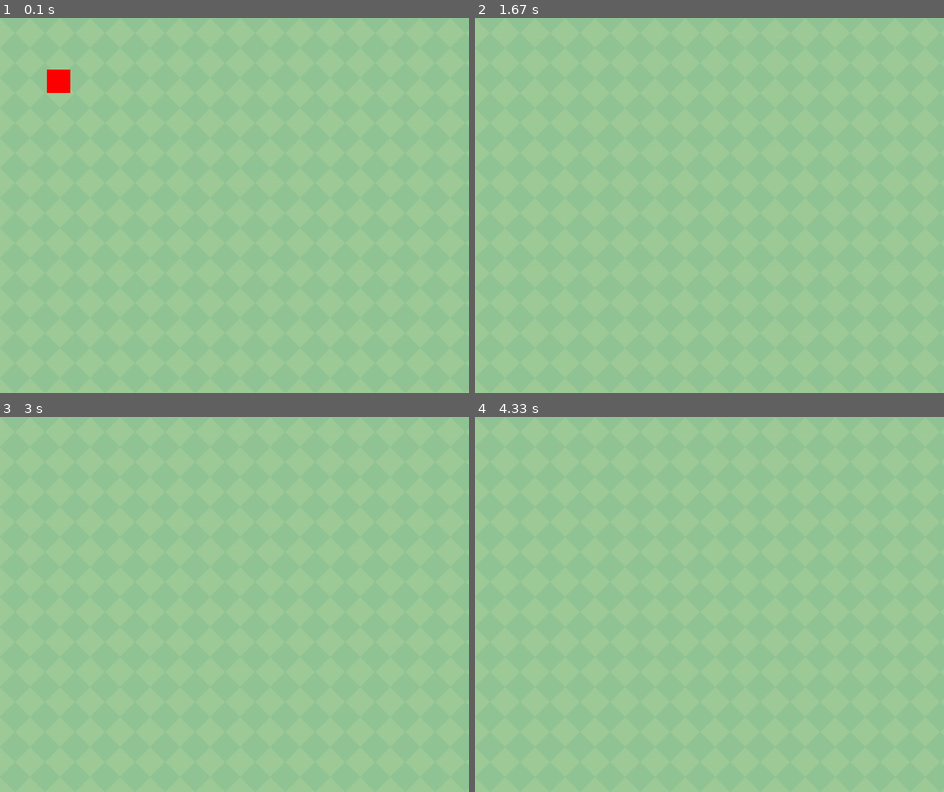
Above: before the commit, frames 1-4 (two rows, left to right).
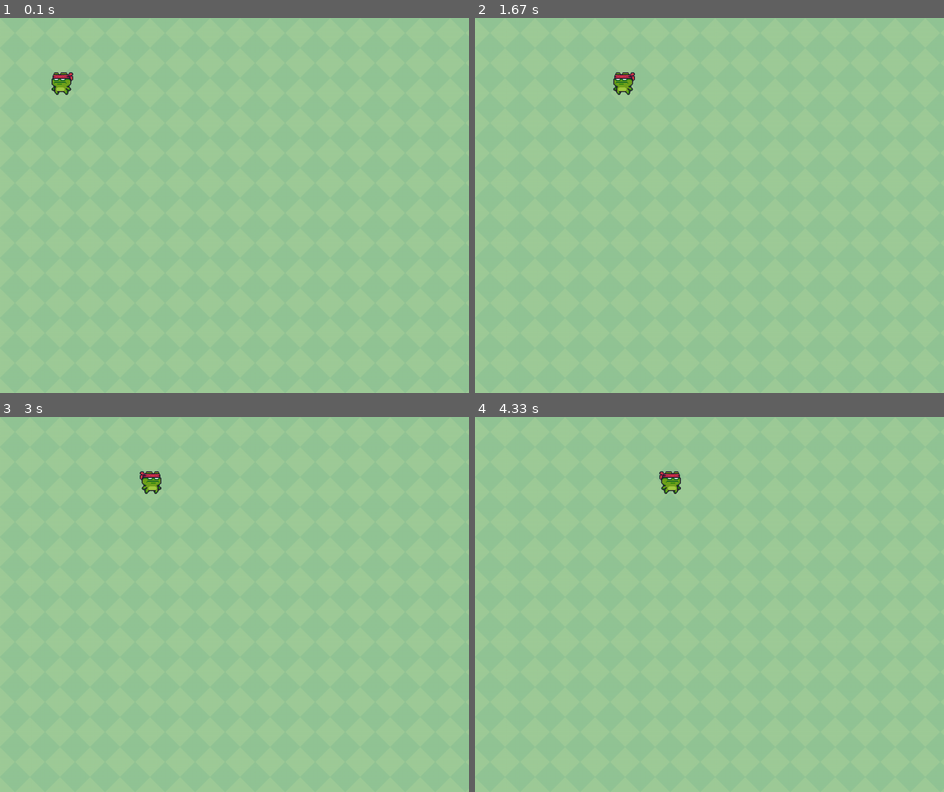
Above: after the commit, the same moments.

Repository: aleksmn/PixelAdventurePygame
Game: pygame game, started from main.py
Same seed, same stepped clock (60 frames per second), same inputs: the game is played once before the commit and once after it.
Inputs:
- Up to frame 1 (0.1 s): no input
- Up to frame 2 (1.67 s): hold Right 0.33-0.8 s; hold Right 0.83-1.3 s; hold Left from 1.33 s (still down)
- Up to frame 3 (3 s): release Left at 1.87 s; hold Left 1.9-2.3 s; hold Right 2.33-2.97 s
- Up to frame 4 (4.33 s): hold Left 3-3.47 s; hold Right 3.5-3.97 s; hold Right from 4 s (still down)

The runs differ from the first frame. In frame 1, 0.3% of the frame differs, in the area x 10-16%, y 13-21%; in frame 2, 0.2%; in frame 3, 0.2%; in frame 4, 0.2%.

Commit message:
add sptitesheets

Diff:
--- a/main.py
+++ b/main.py
@@ -3,7 +3,7 @@
 import math
 import pygame as pg
 from os import listdir
-from os.path import isfile
+from os.path import isfile, join
 
 pg.init()
 
@@ -11,7 +11,40 @@
 SCREEN_HEIGHT = 800
 FPS = 60
 PLAYER_VELOCITY = 5
-GRAVITY = 1
+GRAVITY = 0
+
+def flip(sprites):
+    return [pg.transform.flip(image, True, False) for image in sprites]
+
+
+def load_sprite_sheets(dir1, dir2, width, height, direction=False):
+    path = join("assets", dir1, dir2)
+    images = [f for f in listdir(path) if isfile(join(path, f))]
+
+    all_sprites = {}
+
+    for image in images:
+        sprite_sheet = pg.image.load(join(path, image)).convert_alpha()
+
+        sprites = []
+
+        for i in range(sprite_sheet.get_width() // width):
+            surface = pg.Surface((width, height), pg.SRCALPHA, 32)
+            rect = pg.Rect(i * width, 0, width, height)
+            surface.blit(sprite_sheet, (0, 0), rect)
+            sprites.append(pg.transform.scale2x(surface))
+
+        if direction:
+            all_sprites[image.replace(".png", "") + "_right"] = sprites
+            all_sprites[image.replace(".png", "") + "_left"] = flip(sprites)
+
+        else:
+            all_sprites[image.replace(".png", "")] = sprites
+
+    return all_sprites
+
+
+
 
 def get_background(name):
     image = pg.image.load("assets/Background/" + name)
@@ -37,6 +70,8 @@
         self.direction = "left"
         self.animation_count = 0
         self.fall_count = 0
+
+        self.all_sprites = load_sprite_sheets("MainCharacters", "NinjaFrog", 32, 32, True)
 
 
     def move(self, dx, dy):
@@ -71,14 +106,16 @@
         self.handle_move()
         self.move(self.x_vel, self.y_vel)
 
-        self.y_vel += 1 + self.fall_count / FPS * GRAVITY
+        self.y_vel += GRAVITY + (self.fall_count / FPS * GRAVITY)
         self.fall_count += 1
 
 
 
 
     def draw(self, screen):
-        pg.draw.rect(screen, "red", self.rect)
+        # pg.draw.rect(screen, "red", self.rect)
+        self.sprite = self.all_sprites["idle_" + self.direction][0]
+        screen.blit(self.sprite, (self.rect.x, self.rect.y))
 
 
 
